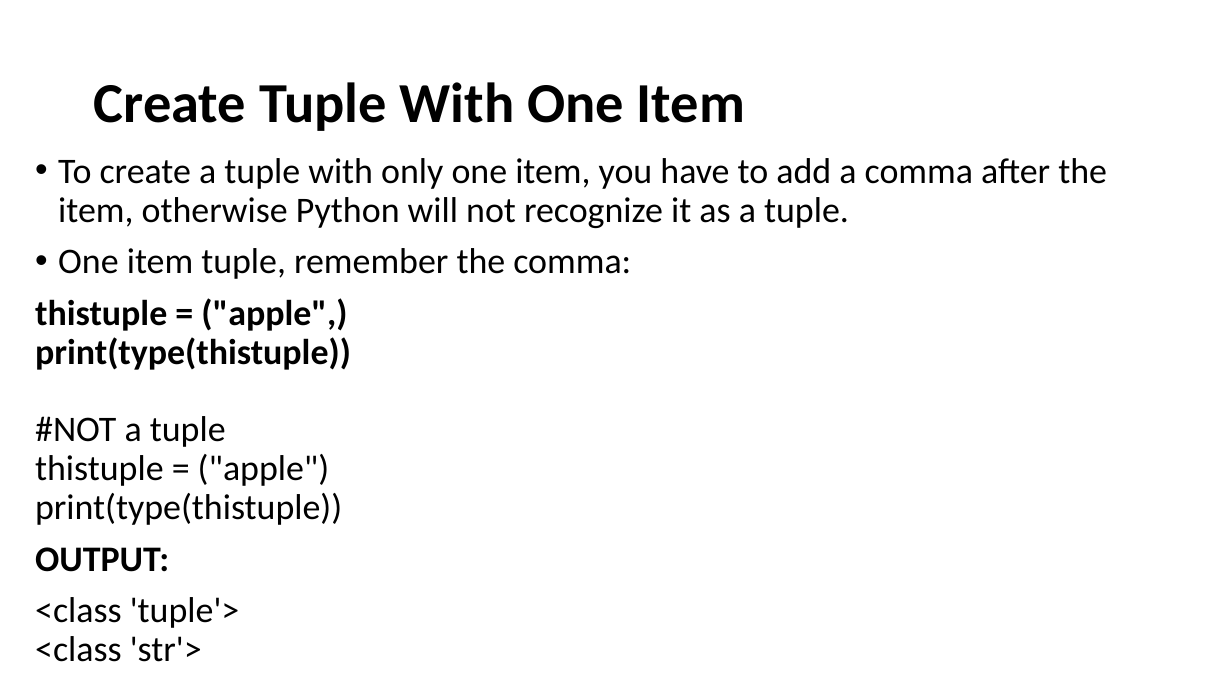
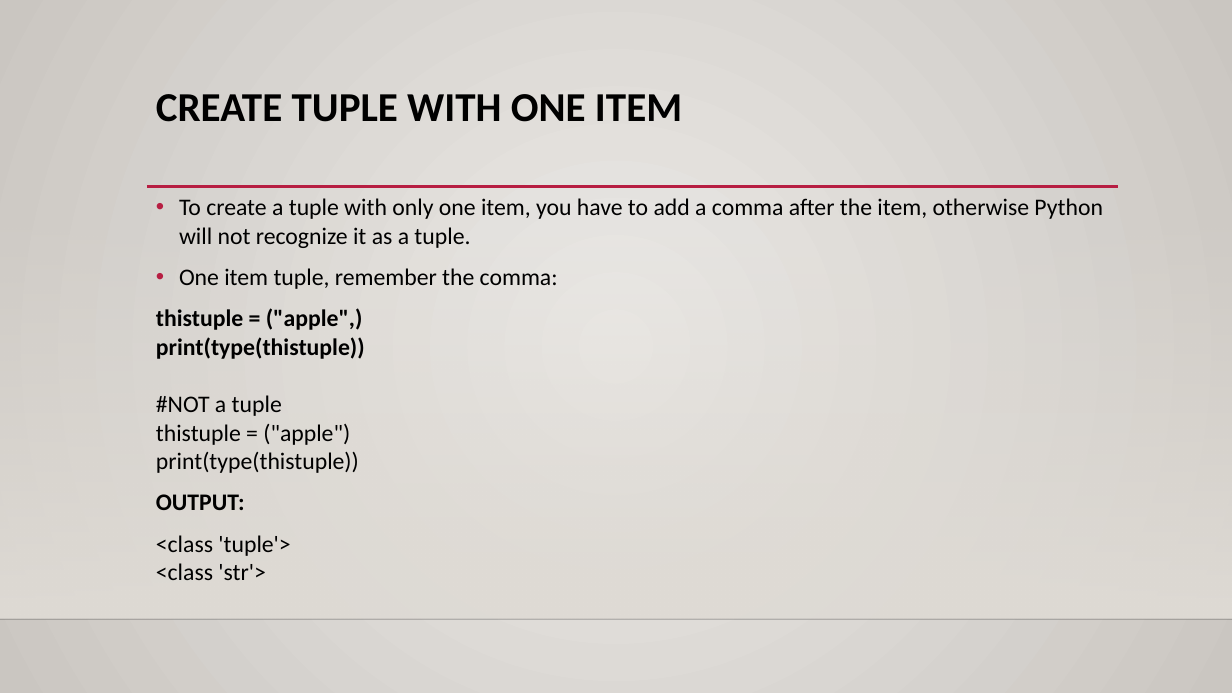
Before and after one commit to Gurpal-saghi-9/Python, a slide deck: slide 5 of PDF's Images/Python Tuples.pptx. Drawn at 1232x693 pixels with LibreOffice and Linux fonts; fonts in the diff are those of the drawing; background and template pictures are left out. Boxes give left, top, right and bottom in pixels: in the first picture for what was removed or moved away, otherwise in the second. Text is boxed around its words. In the diff, an @@ line names an element or a change of style, - is before the commit and + after.

```diff
--- a/PDF's Images/Python Tuples.pptx
+++ b/PDF's Images/Python Tuples.pptx
@@ background #FFFFFF to gradient #ECEAE7 to #CAC7C1 @@
@@ title "CREATE TUPLE WITH ONE ITEM" at bbox=[156, 94, 682, 122]: vertical alignment middle to top @@
@@ title at bbox=[156, 94, 682, 122]: text changed; size 44 to 32 pt @@
-Create Tuple With One Item
+CREATE TUPLE WITH ONE ITEM
@@ rectangle added at bbox=[0, 204, 1232, 619], fill gradient #DFDBD5 @@
@@ text "To create a tuple with ...": place and size @@
-text "To create a tuple with ..." at bbox=[35, 158, 1107, 662]
+text "To create a tuple with ..." at bbox=[156, 198, 1103, 580]
@@ text "To create a tuple with ..." at bbox=[156, 198, 1103, 580]: size 28 to 18.5 pt; line spacing 0.9 to 1 @@
@@ line added from (147, 187) to (1118, 187), #B71E42 2.5 pt @@
@@ line added from (0, 619) to (1232, 619), #000001 1 pt @@
```
Also in this commit, not shown: 31 other slides changed, 3 other files.
